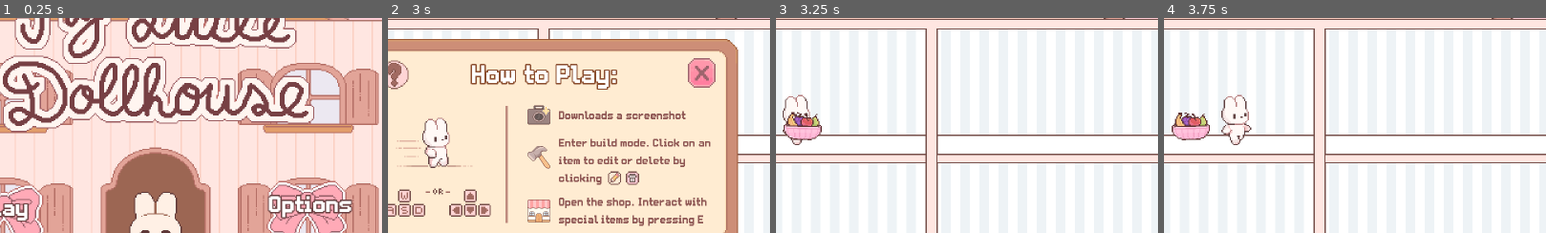
Above: before the commit, frames 1-4 (left to right).
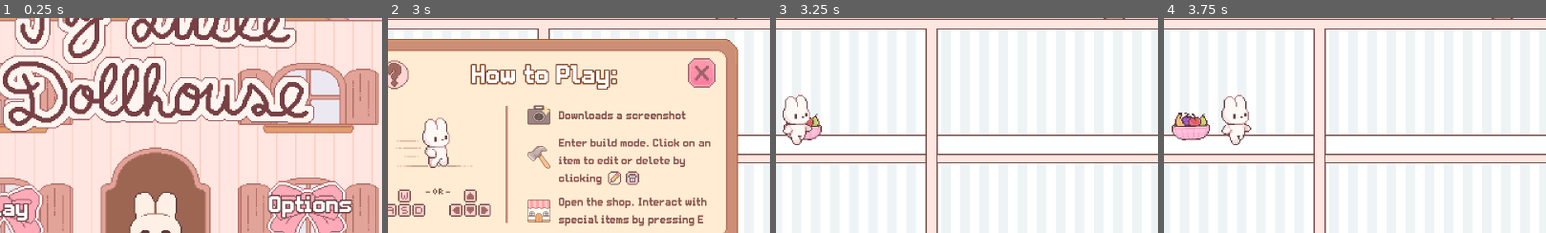
Above: after the commit, the same moments.

Repository: mon-b/girly-game-jam
Game: Godot game, scene res://ui/main_menu.tscn
Two runs of this game, one before a commit and one after it. Both use one fixed random seed, a clock stepped at 60 frames per second and the inputs below.
Inputs (mouse positions are % of the whole screen's width and height, from its top left):
- Up to frame 1 (0.25 s): no input
- Up to frame 2 (3 s): click "Play" at 0.5 s; click (94, 17) at 1.25 s; click (94, 28) at 2 s; tap Enter at 2.75 s; move the mouse to (72, 45) at 2.77 s; hold D (right) from 2.78 s (still down); tap Space (interact) at 2.85 s; click (72, 45) at 2.92 s
- Up to frame 3 (3.25 s): keep holding D (right); tap E at 3.05 s
- Up to frame 4 (3.75 s): release D (right) at 3.5 s; drag from (30, 55) to (45, 70) at 3.52 s
The pictures show only the part of the screen within x 30-80%, y 31-81%; the shares and areas given below are measured in that part.

Frames 1-2 are identical in both runs. In frame 3, 0.6% of the frame differs, in the area x 2-10%, y 43-57%; in frame 4, nothing differs.
Error before the commit: Attempt to call function 'hide' in base 'null instance' on a null instance. (res://ui/game.gd:236)
Error after the commit: Attempt to call function 'hide' in base 'null instance' on a null instance. (res://ui/game.gd:237)

Commit message:
hotfix bunny in house scene

Diff:
--- a/scenes/furniture/interactive/fruit.gd
+++ b/scenes/furniture/interactive/fruit.gd
@@ -20,6 +20,5 @@
 		sprite.texture = hover_texture if hovered else normal_texture
 
 	if event is InputEventKey and event.keycode == KEY_E and event.pressed and not event.echo:
-		var player_near = player != null and player.global_position.distance_to(global_position) <= INTERACT_RADIUS
-		if hovered and player_near:
+		if player != null and player.global_position.distance_to(global_position) <= INTERACT_RADIUS:
 			pressed.emit()
--- a/scenes/house/house.tscn
+++ b/scenes/house/house.tscn
@@ -2,6 +2,7 @@
 
 [ext_resource type="PackedScene" uid="uid://bxt3eonn1gutt" path="res://scenes/house/room.tscn" id="1_44bws"]
 [ext_resource type="Texture2D" uid="uid://dnm8ca8mhve8b" path="res://assets/House-improved.png" id="1_mm0xd"]
+[ext_resource type="PackedScene" uid="uid://by0q5vrx1m3tb" path="res://scenes/furniture/interactive/fruit.tscn" id="4_wusmn"]
 [ext_resource type="PackedScene" uid="uid://c0h38f3ddvnqm" path="res://scenes/walls/vertical_wall.tscn" id="6_cr554"]
 [ext_resource type="PackedScene" uid="uid://bemiihq0ja77e" path="res://scenes/player/player.tscn" id="7_cr554"]
 
@@ -35,6 +36,8 @@
 
 [node name="Furniture" type="Node2D" parent="." unique_id=828031650]
 
+[node name="FruitBowl" parent="." unique_id=1869846928 instance=ExtResource("4_wusmn")]
+
 [node name="Player" parent="." unique_id=1514554974 instance=ExtResource("7_cr554")]
 position = Vector2(134, 194)
 scale = Vector2(1, 1)
--- a/ui/game.gd
+++ b/ui/game.gd
@@ -5,7 +5,7 @@
 const TEXTURE_CONFIRM = preload("res://assets/ui/Buttons-confirm.png")
 
 @onready var tutorial_modal = $TutorialModal
-@onready var fruit_bowl = $FruitBowl
+@onready var fruit_bowl = $House/FruitBowl
 
 var preview: Node2D = null
 var item_dragged: Node2D = null
@@ -26,6 +26,7 @@
 	if Global.tutorial_seen:
 		tutorial_modal.hide()
 	fruit_bowl.player = $House/Player
+	fruit_bowl.pressed.connect(_on_door_pressed)
 
 func _process(_delta: float) -> void:
 	$VBoxContainer.visible = Global.placing_item == null and not Global.shop_open
--- a/ui/menu.tscn
+++ b/ui/menu.tscn
@@ -16,7 +16,6 @@
 [ext_resource type="Texture2D" uid="uid://bv4p6fynlm4wb" path="res://assets/ui/Build-mode-edit.png" id="12_c5cit"]
 [ext_resource type="Texture2D" uid="uid://brq0tkqs72v3p" path="res://assets/ui/Build-mode-delete.png" id="13_lf6dv"]
 [ext_resource type="Texture2D" uid="uid://0njs0vd1apeb" path="res://assets/ui/Buttons-shop.png" id="14_is7kr"]
-[ext_resource type="PackedScene" uid="uid://by0q5vrx1m3tb" path="res://scenes/furniture/interactive/fruit.tscn" id="17_akon5"]
 
 [sub_resource type="StyleBoxLine" id="StyleBoxLine_u22un"]
 color = Color(0.5392586, 0.23342228, 0.22215709, 0.54901963)
@@ -27,9 +26,6 @@
 script = ExtResource("1_4c782")
 
 [node name="House" parent="." unique_id=592924595 instance=ExtResource("1_udkah")]
-
-[node name="FruitBowl" parent="." unique_id=1869846928 instance=ExtResource("17_akon5")]
-position = Vector2(212, 201)
 
 [node name="VBoxContainer" parent="." unique_id=2080362688 instance=ExtResource("2_4c782")]
 offset_left = 560.0
@@ -171,7 +167,6 @@
 [connection signal="pressed" from="VBoxContainer/Edit" to="." method="_on_edit_pressed"]
 [connection signal="pressed" from="VBoxContainer/Edit" to="." method="_on_decorate_pressed"]
 [connection signal="pressed" from="VBoxContainer/Door" to="." method="_on_door_pressed"]
-[connection signal="pressed" from="FruitBowl" to="." method="_on_door_pressed"]
 [connection signal="pressed" from="VBoxContainer/Tutorial" to="." method="_on_tutorial_pressed"]
 [connection signal="pressed" from="TutorialModal/9Rect/CloseTutorial" to="." method="_on_close_tutorial_pressed"]
 
